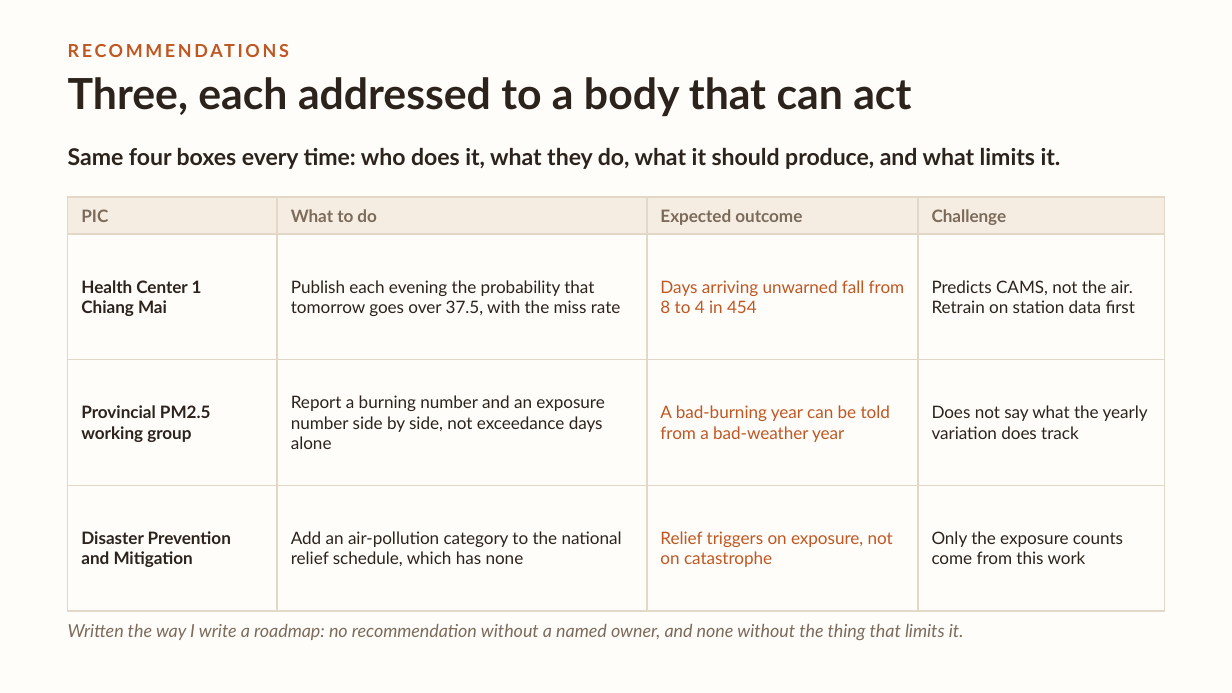
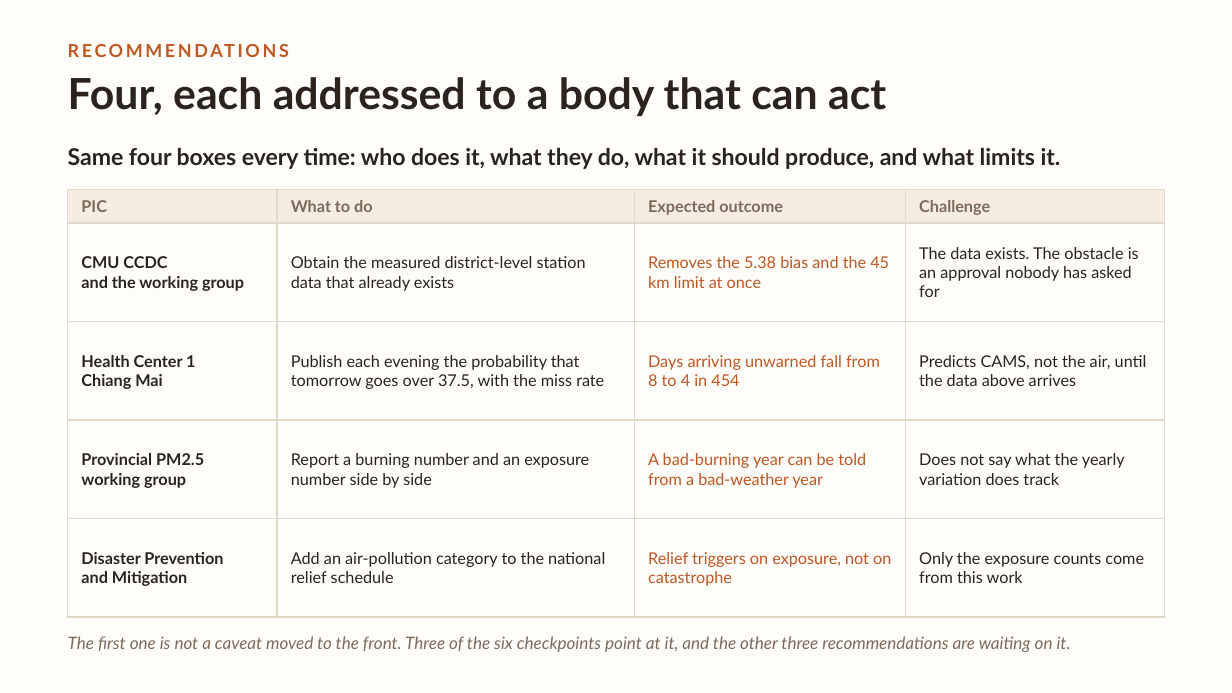
Before and after one commit to torthanantaseth/dsc-cmu-pm2.5-assignment, a slide deck: slide 13 of report/PM25_presentation.pptx (slide 12 before the commit). Drawn at 1232x693 pixels with LibreOffice and Linux fonts; fonts in the diff are those of the drawing. Boxes give left, top, right and bottom in pixels: in the first picture for what was removed or moved away, otherwise in the second. Text is boxed around its words. In the diff, an @@ line names an element or a change of style, - is before the commit and + after.

Commit message:
Add the data-access recommendation and the problem-shape slide

```diff
--- a/report/PM25_presentation.pptx
+++ b/report/PM25_presentation.pptx
@@ text at (68,77,886,116): text changed @@
-Three, each addressed to a body that can act
+Four, each addressed to a body that can act
@@ table at (68,190,1164,590) @@
-row 2: Health Center 1 / Chiang Mai | Publish each evening the probability that tomorrow goes over 37.5, with the miss rate | Days arriving unwarned fall from 8 to 4 in 454 | Predicts CAMS, not the air. Retrain on station data first
-row 3: Provincial PM2.5 / working group | Report a burning number and an exposure number side by side, not exceedance days alone | A bad-burning year can be told from a bad-weather year | Does not say what the yearly variation does track
-row 4: Disaster Prevention / and Mitigation | Add an air-pollution category to the national relief schedule, which has none | Relief triggers on exposure, not on catastrophe | Only the exposure counts come from this work
+row 2: CMU CCDC / and the working group | Obtain the measured district-level station data that already exists | Removes the 5.38 bias and the 45 km limit at once | The data exists. The obstacle is an approval nobody has asked for
+row 3: Health Center 1 / Chiang Mai | Publish each evening the probability that tomorrow goes over 37.5, with the miss rate | Days arriving unwarned fall from 8 to 4 in 454 | Predicts CAMS, not the air, until the data above arrives
+row 4: Provincial PM2.5 / working group | Report a burning number and an exposure number side by side | A bad-burning year can be told from a bad-weather year | Does not say what the yearly variation does track
+row 5: Disaster Prevention / and Mitigation | Add an air-pollution category to the national relief schedule | Relief triggers on exposure, not on catastrophe | Only the exposure counts come from this work
@@ table: place and size @@
-table at (68,197,1164,571)
+table at (68,190,1164,590)
@@ text at (68,636,1071,652): text changed; size 10.5 to 10 pt @@
-Written the way I write a roadmap: no recommendation without a named owner, and none without the thing that limits it.
+The first one is not a caveat moved to the front. Three of the six checkpoints point at it, and the other three recommendations are waiting on it.
```
Also in this commit, not shown: 1 slide added, 3 other files.
